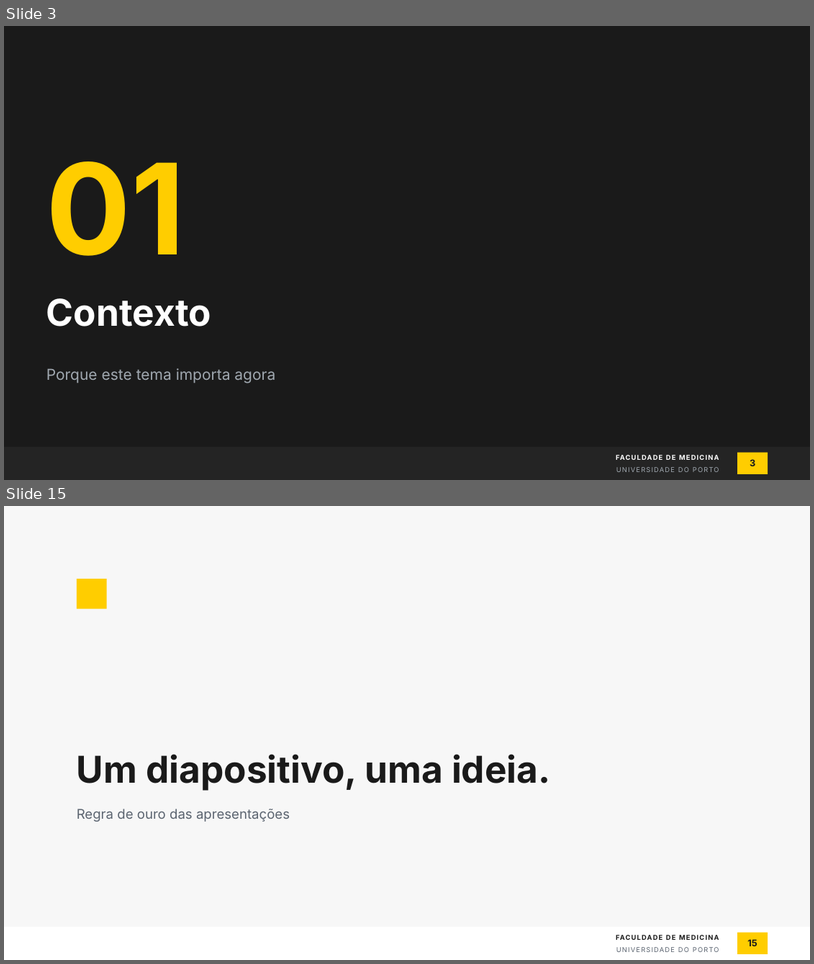
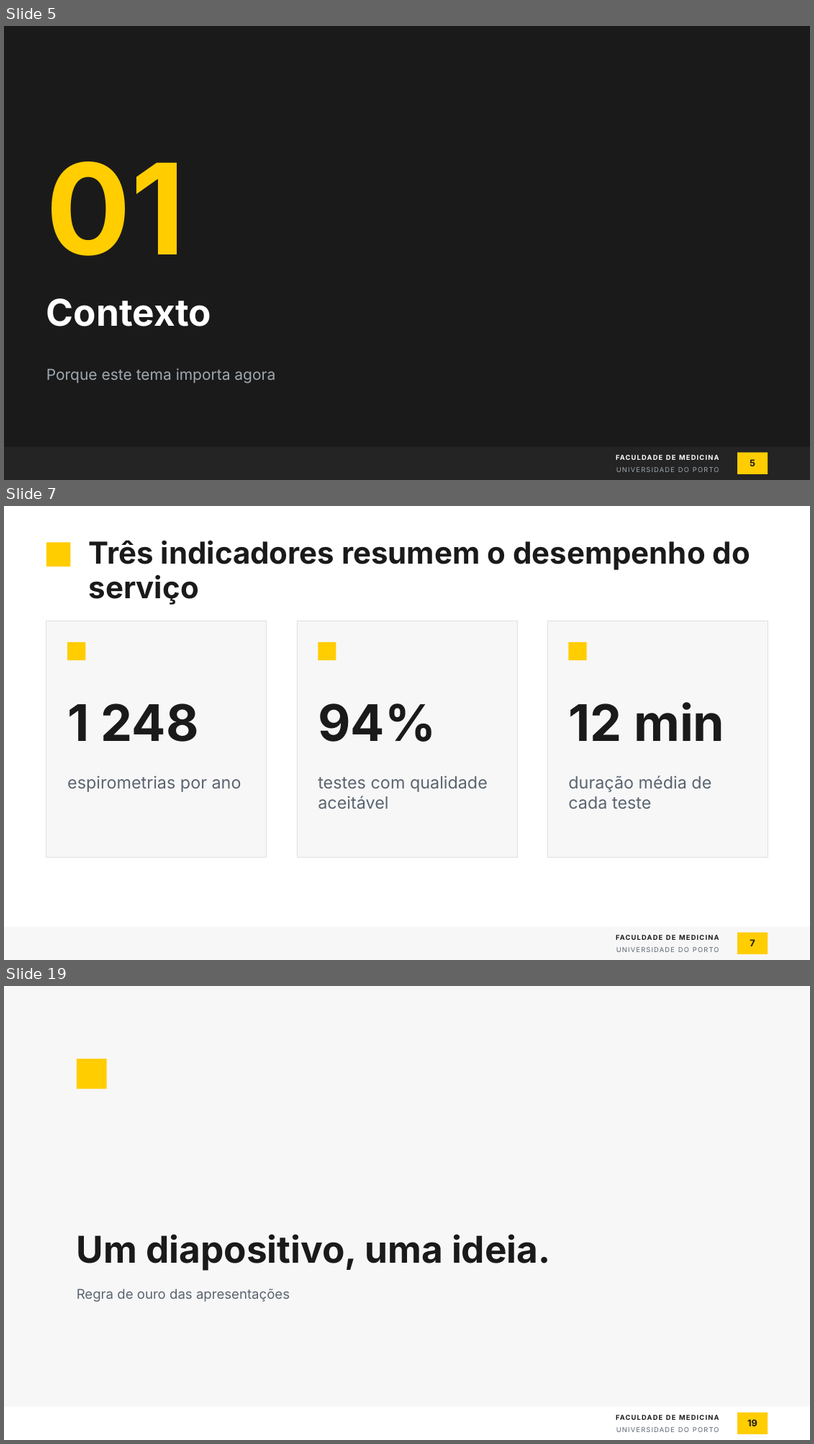
Before and after one commit to tiagojct/quarto-fmup, a slide deck: pptx/fmup-exemplo.pptx. Shown one above the other, each under a label of ours: slides 3 and 15 before the commit, slides 5, 7 and 19 after it; the slides between them are not shown. The pictures are 814x964 and 814x1444 pixels, drawn with LibreOffice and Linux fonts; fonts in the diff are those of the drawing; background and template pictures are left out. Boxes give left, top, right and bottom in pixels: in the first picture for what was removed or moved away, otherwise in the second. Text is boxed around its words. In the diff, an @@ line names an element or a change of style, - is before the commit and + after.

```diff
--- a/pptx/fmup-exemplo.pptx
+++ b/pptx/fmup-exemplo.pptx
@@ slide 7 added at (x1=4, y1=506, x2=810, y2=960), background #FFFFFF; not listed: 3 template elements that a slide beside it also shows @@
@@ rectangle added at (x1=46, y1=542, x2=70, y2=566), fill #FFCD00 @@
@@ title added at (x1=89, y1=540, x2=751, y2=605), 36 pt, text #1A1A1A, bold @@
+Três indicadores resumem o desempenho do serviço
@@ rectangle added at (x1=46, y1=621, x2=267, y2=857), fill #F7F7F7, outline #E0E0E0 0.75 pt @@
@@ rectangle added at (x1=297, y1=621, x2=517, y2=857), fill #F7F7F7, outline #E0E0E0 0.75 pt @@
@@ rectangle added at (x1=548, y1=621, x2=768, y2=857), fill #F7F7F7, outline #E0E0E0 0.75 pt @@
@@ rectangle added at (x1=67, y1=642, x2=85, y2=660), fill #FFCD00 @@
@@ rectangle added at (x1=318, y1=642, x2=336, y2=660), fill #FFCD00 @@
@@ rectangle added at (x1=569, y1=642, x2=587, y2=660), fill #FFCD00 @@
@@ text added at (x1=67, y1=703, x2=199, y2=741), 60 pt, text #1A1A1A, bold @@
+1 248
@@ text added at (x1=318, y1=703, x2=436, y2=741), 60 pt, text #1A1A1A, bold @@
+94%
@@ text added at (x1=568, y1=702, x2=725, y2=741), 60 pt, text #1A1A1A, bold @@
+12 min
@@ text added at (x1=67, y1=775, x2=242, y2=792), 20 pt, text #5B6470 @@
+espirometrias por ano
@@ text added at (x1=318, y1=775, x2=488, y2=809), 20 pt, text #5B6470 @@
+testes com qualidade aceitável
@@ text added at (x1=568, y1=775, x2=712, y2=809), 20 pt, text #5B6470 @@
+duração média de cada teste
@@ rectangle added at (x1=4, y1=926, x2=810, y2=960), fill #F7F7F7 @@
@@ page number added at (x1=750, y1=939, x2=755, y2=946), 11 pt, text #1A1A1A, bold @@
+7
@@ what was slide 3 is now slide 5 @@
@@ page number at (x1=750, y1=459, x2=756, y2=466): text changed @@
-3
+5
@@ what was slide 15 is now slide 19 @@
```
Also in this commit, not shown: 10 slides changed, 7 other slides added, 2 slides removed, 5 other files.
